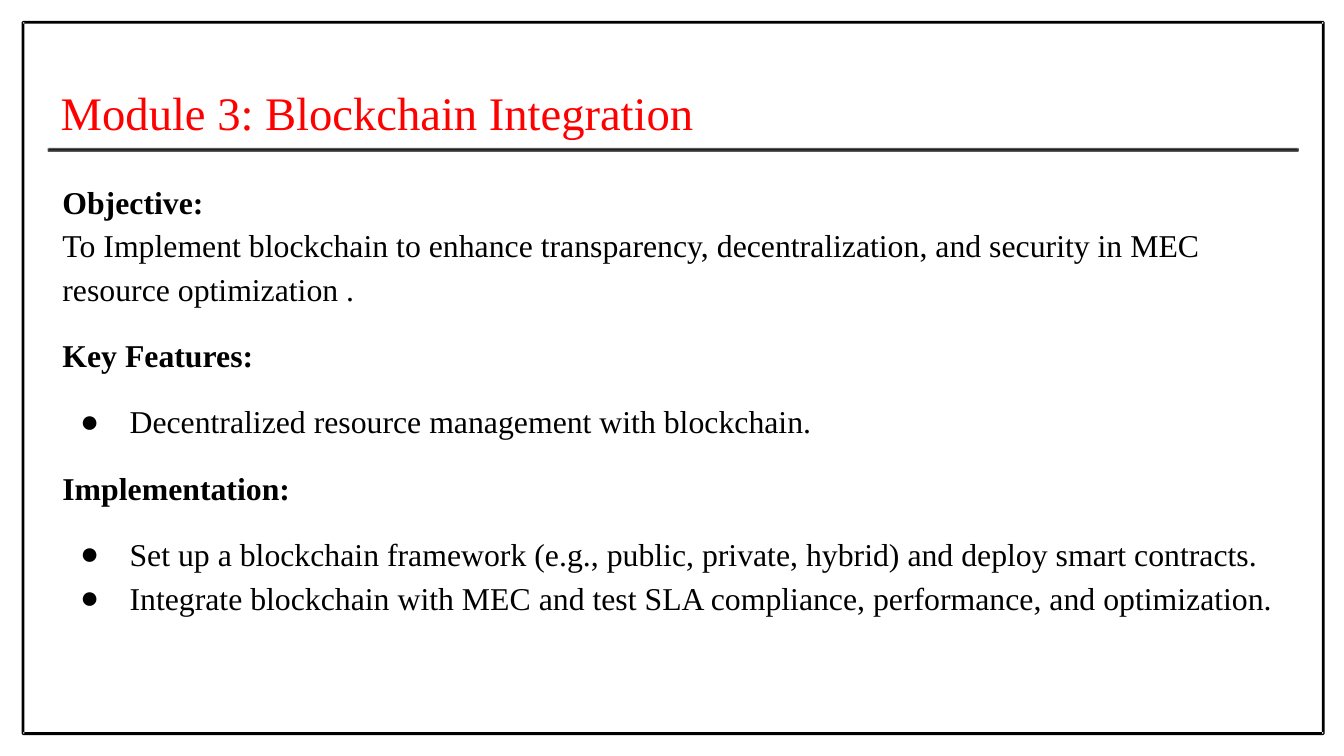
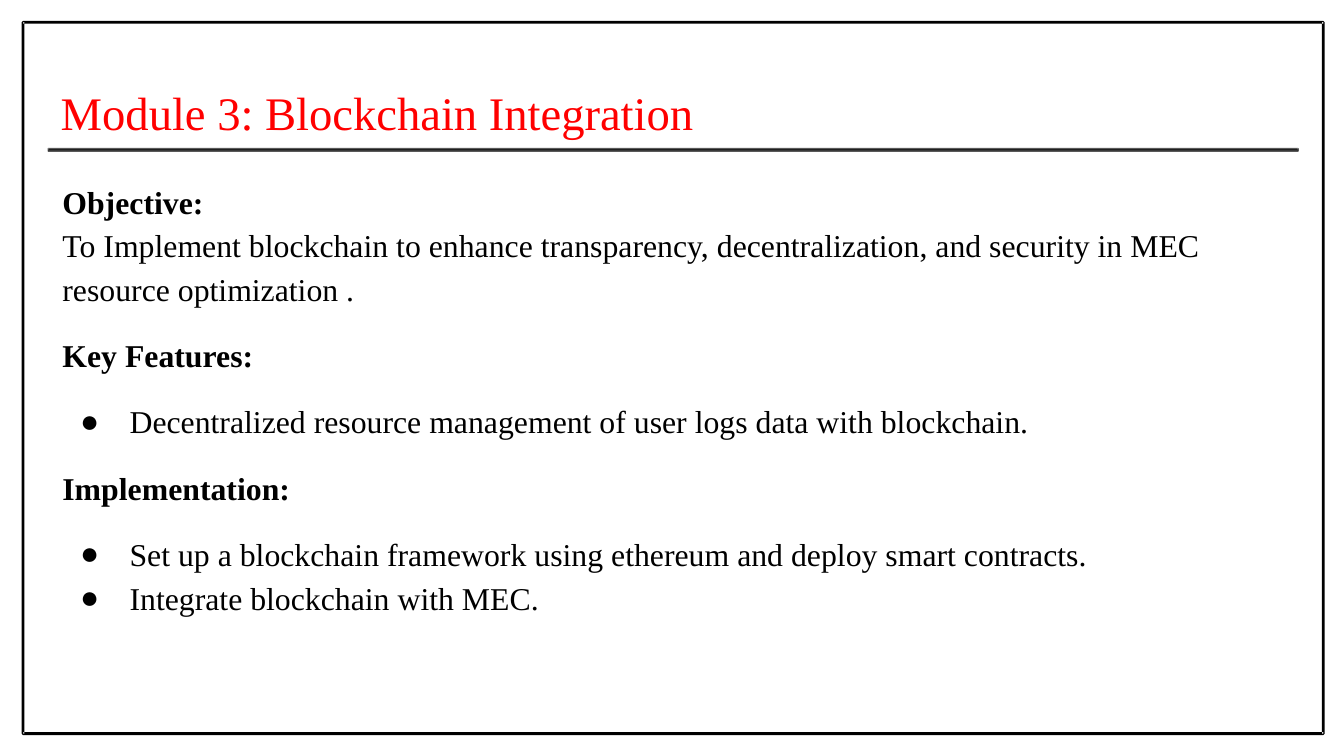
Before and after one commit to Prithiv-vijai/5g_MEC_Blockchain, a slide deck: slide 13 of files/Batch-4 First Review.pptx. Drawn at 1344x756 pixels with LibreOffice and Linux fonts; fonts in the diff are those of the drawing. Boxes give left, top, right and bottom in pixels: in the first picture for what was removed or moved away, otherwise in the second. Text is boxed around its words. In the diff, an @@ line names an element or a change of style, - is before the commit and + after.

Commit message:
blockchain transactions to be stored from docker itself with unique sender address

```diff
--- a/files/Batch-4 First Review.pptx
+++ b/files/Batch-4 First Review.pptx
@@ text at (x1=130, y1=410, x2=1028, y2=440): text changed @@
-● Decentralized resource management with blockchain.
+● Decentralized resource management of user logs data with blockchain.
@@ text at (x1=130, y1=543, x2=1087, y2=616): text changed @@
-● Set up a blockchain framework (e.g., public, private, hybrid) and deploy smart contracts.
-● Integrate blockchain with MEC and test SLA compliance, performance, and optimization.
+● Set up a blockchain framework using ethereum and deploy smart contracts.
+● Integrate blockchain with MEC.
```
Also in this commit, not shown: 2 other slides changed, 11 other files.
